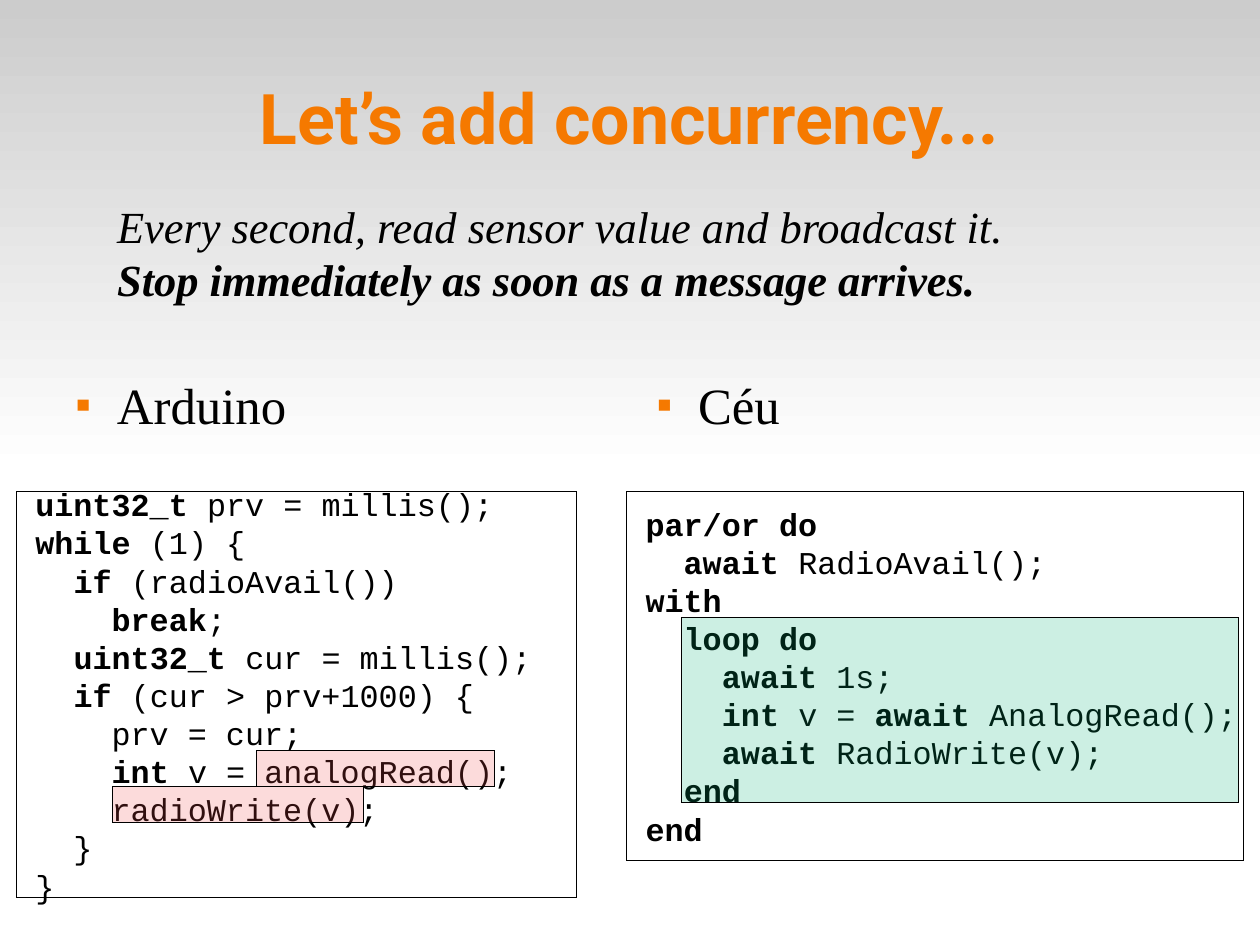
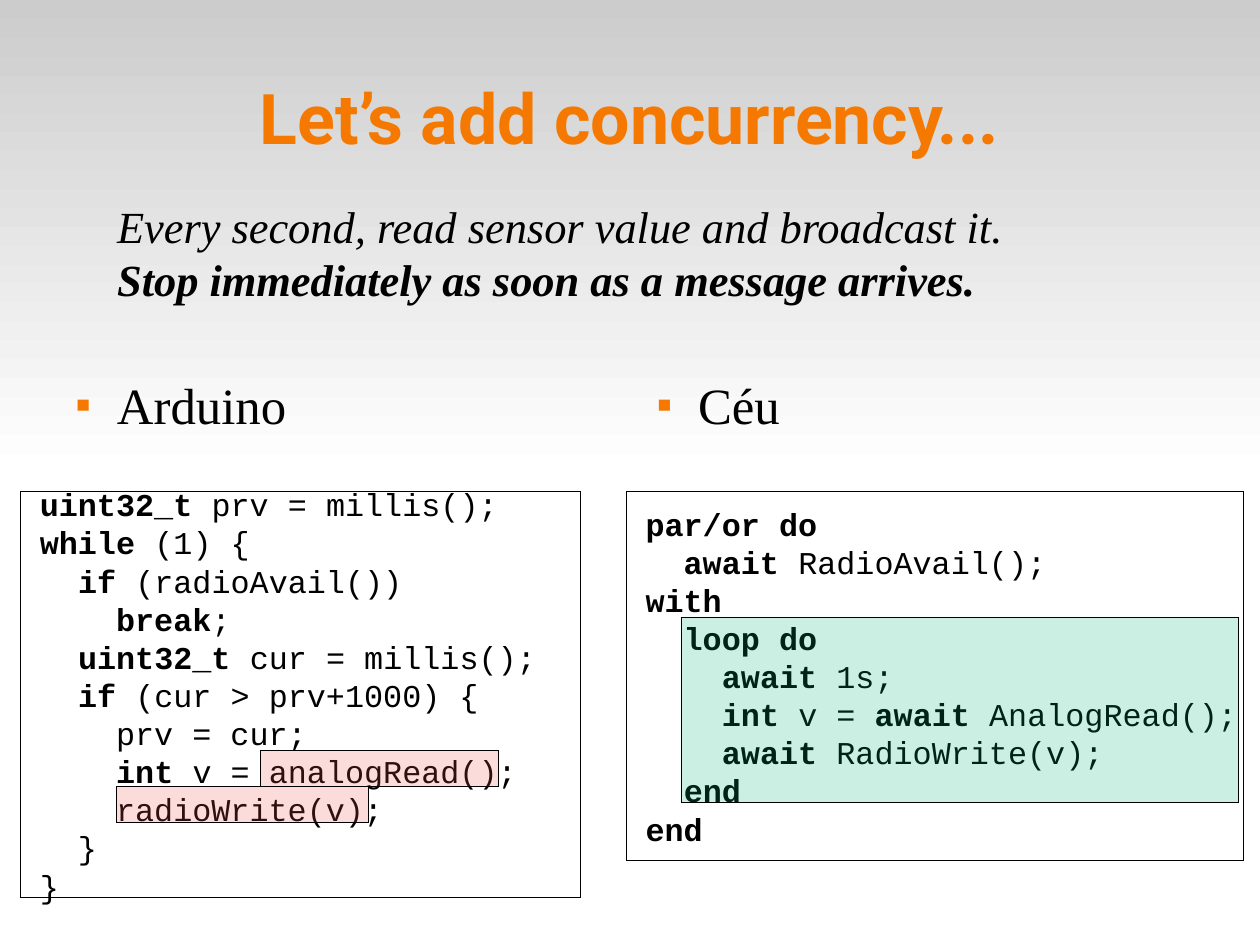
Before and after one commit to fsantanna-uerj/serrapilheira, a slide deck: slide 11 of Apresentacao/ceu-serra-laas.odp. Drawn at 1260x945 pixels with LibreOffice and Linux fonts; fonts in the diff are those of the drawing. Boxes give left, top, right and bottom in pixels: in the first picture for what was removed or moved away, otherwise in the second. Text is boxed around its words. In the diff, an @@ line names an element or a change of style, - is before the commit and + after.

```diff
--- a/Apresentacao/ceu-serra-laas.odp
+++ b/Apresentacao/ceu-serra-laas.odp
@@ 3 rectangles: place and size @@
-3 rectangles at box(16, 492, 576, 899)
+3 rectangles at box(21, 492, 581, 899)
```
Also in this commit, not shown: 10 other slides changed, 1 other file.
